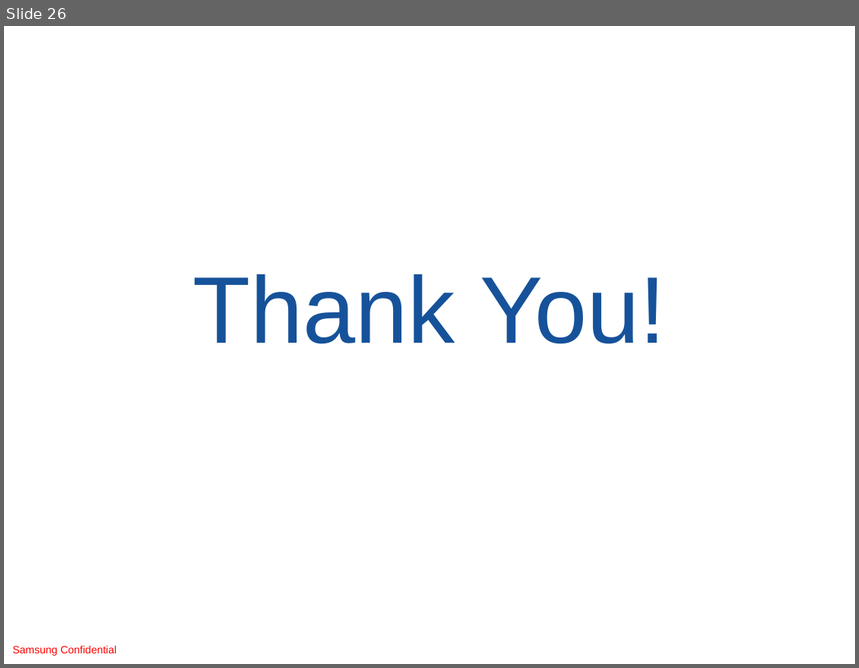
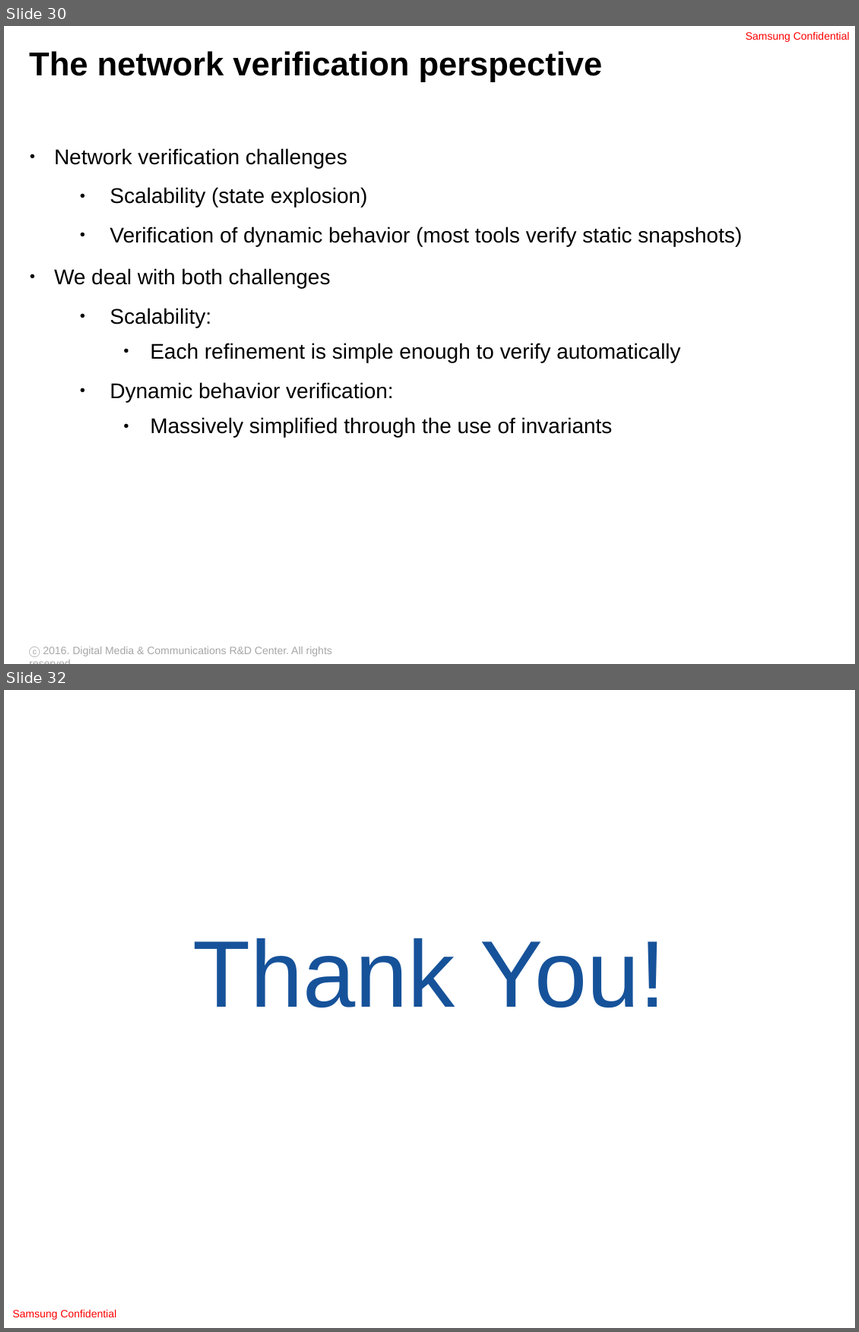
Before and after one commit to ryzhyk/cocoon, a slide deck: doc/distsys_talk_03_09_16.odp. Shown one above the other, each under a label of ours: slide 26 before the commit, slides 30 and 32 after it; the slides between them are not shown. The pictures are 859x668 and 859x1332 pixels, drawn with LibreOffice and Linux fonts; fonts in the diff are those of the drawing; background and template pictures are left out. Boxes give left, top, right and bottom in pixels: in the first picture for what was removed or moved away, otherwise in the second. Text is boxed around its words. In the diff, an @@ line names an element or a change of style, - is before the commit and + after.

```diff
--- a/doc/distsys_talk_03_09_16.odp
+++ b/doc/distsys_talk_03_09_16.odp
@@ slide 30 added at <box>4,26,855,664</box>, background #FFFFFF @@
@@ text added at <box>746,32,850,42</box>, 9 pt, text #FF0000 @@
+Samsung Confidential
@@ title added at <box>29,51,603,82</box>, 28 pt, text #000000, bold @@
+The network verification perspective
@@ text added at <box>54,148,742,438</box>, 18 pt, text #000000 @@
+● Network verification challenges
+  ● Scalability (state explosion)
+  ● Verification of dynamic behavior (most tools verify static snapshots)
+● We deal with both challenges
+  ● Scalability:
+    ● Each refinement is simple enough to verify automatically
+  ● Dynamic behavior verification:
+    ● Massively simplified through the use of invariants
@@ text added at <box>29,647,332,658</box>, 9 pt, text #A6A6A6 @@
+ⓒ 2016. Digital Media & Communications R&D Center. All rights reserved.
@@ what was slide 26 is now slide 32 @@
```
Also in this commit, not shown: 10 slides changed, 6 other slides added, 1 slide removed.
